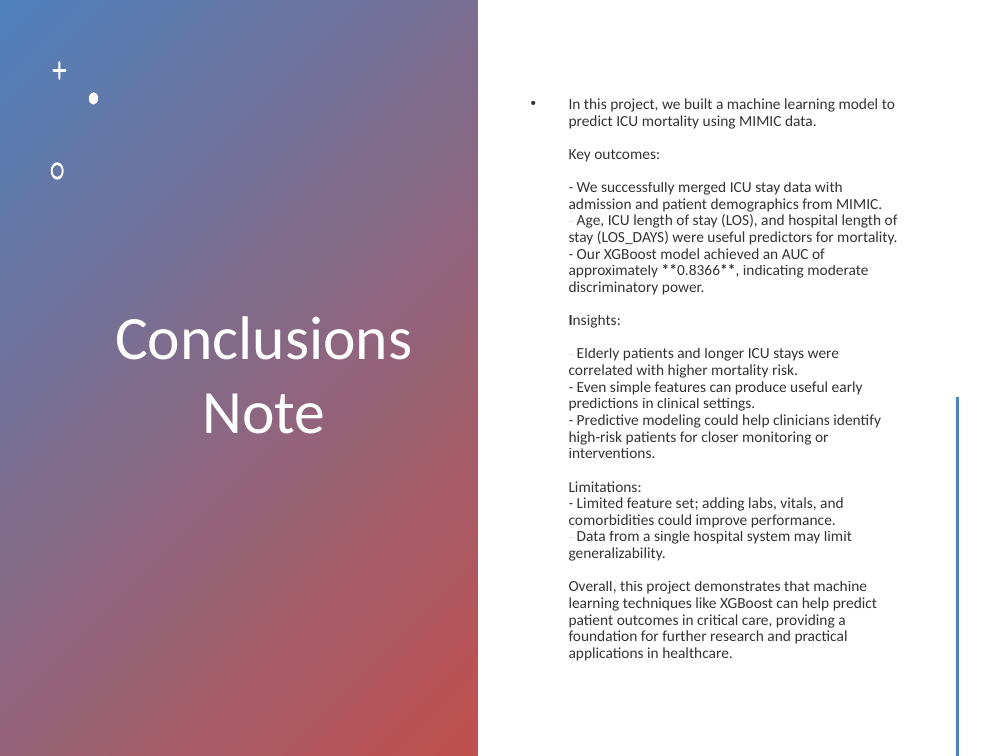
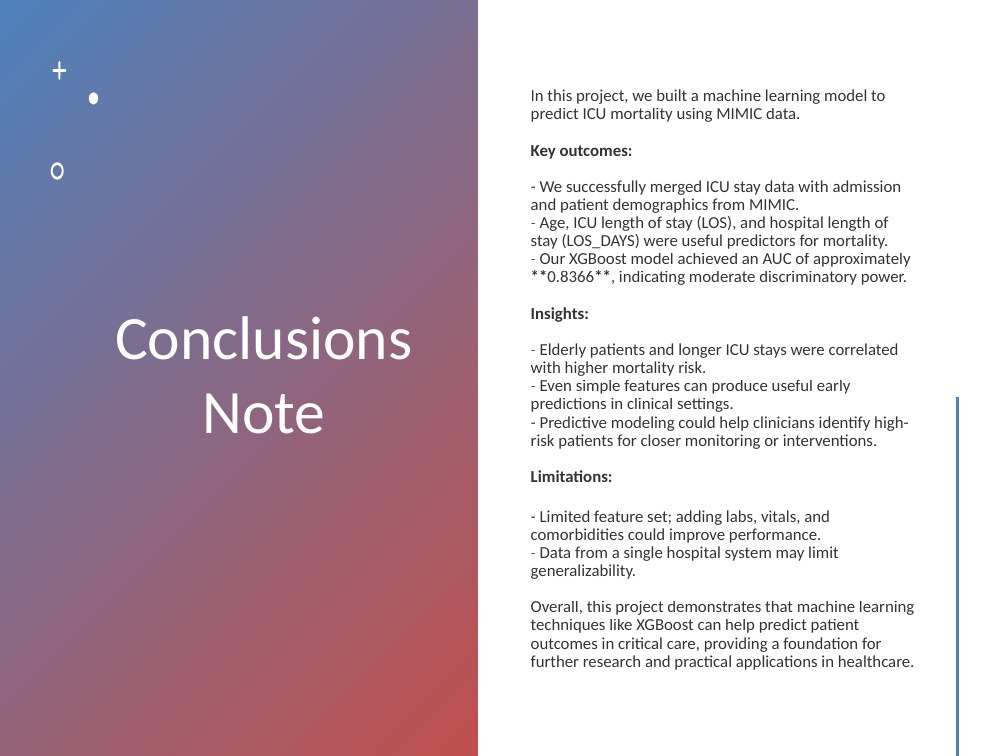
Before and after one commit to letspairup/ai-healthcare, a slide deck: slide 11 of self-tutorial/ICU_Mortality_XGBoost_Report.pptx (slide 10 before the commit). Drawn at 1008x756 pixels with LibreOffice and Linux fonts; fonts in the diff are those of the drawing. Boxes give left, top, right and bottom in pixels: in the first picture for what was removed or moved away, otherwise in the second. Text is boxed around its words. In the diff, an @@ line names an element or a change of style, - is before the commit and + after.

```diff
--- a/self-tutorial/ICU_Mortality_XGBoost_Report.pptx
+++ b/self-tutorial/ICU_Mortality_XGBoost_Report.pptx
@@ text at [531,89,915,670]: text changed; size 11 to 12 pt @@
-• In this project, we built a machine learning model to predict ICU mortality using MIMIC data.
-  Key outcomes:
-  - We successfully merged ICU stay data with admission and patient demographics from MIMIC.
-  - Age, ICU length of stay (LOS), and hospital length of stay (LOS_DAYS) were useful predictors for mortality.
-  - Our XGBoost model achieved an AUC of approximately **0.8366**, indicating moderate discriminatory power.
-  Insights:
-  - Elderly patients and longer ICU stays were correlated with higher mortality risk.
-  - Even simple features can produce useful early predictions in clinical settings.
-  - Predictive modeling could help clinicians identify high-risk patients for closer monitoring or interventions.
-  Limitations:
-  - Limited feature set; adding labs, vitals, and comorbidities could improve performance.
-  - Data from a single hospital system may limit generalizability.
-  Overall, this project demonstrates that machine learning techniques like XGBoost can help predict patient outcomes in critical care, providing a foundation for further research and practical applications in healthcare.
+In this project, we built a machine learning model to predict ICU mortality using MIMIC data.
+Key outcomes:
+- We successfully merged ICU stay data with admission and patient demographics from MIMIC.
+- Age, ICU length of stay (LOS), and hospital length of stay (LOS_DAYS) were useful predictors for mortality.
+- Our XGBoost model achieved an AUC of approximately **0.8366**, indicating moderate discriminatory power.
+Insights:
+- Elderly patients and longer ICU stays were correlated with higher mortality risk.
+- Even simple features can produce useful early predictions in clinical settings.
+- Predictive modeling could help clinicians identify high-risk patients for closer monitoring or interventions.
+Limitations:
+- Limited feature set; adding labs, vitals, and comorbidities could improve performance.
+- Data from a single hospital system may limit generalizability.
+Overall, this project demonstrates that machine learning techniques like XGBoost can help predict patient outcomes in critical care, providing a foundation for further research and practical applications in healthcare.
```
Also in this commit, not shown: 1 slide added.
